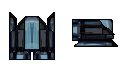
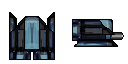
Layered file, before and after one edit (128 × 64). Changes by layer:
showed group "main cannon" (3 layers), moved it above "no-weapon side" over [77, 32, 124, 43]
